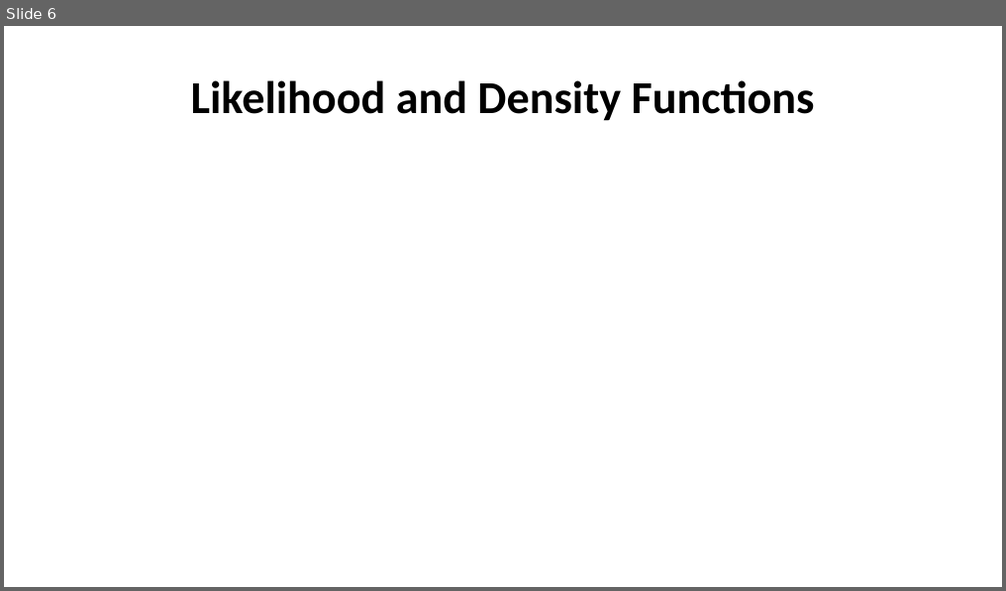
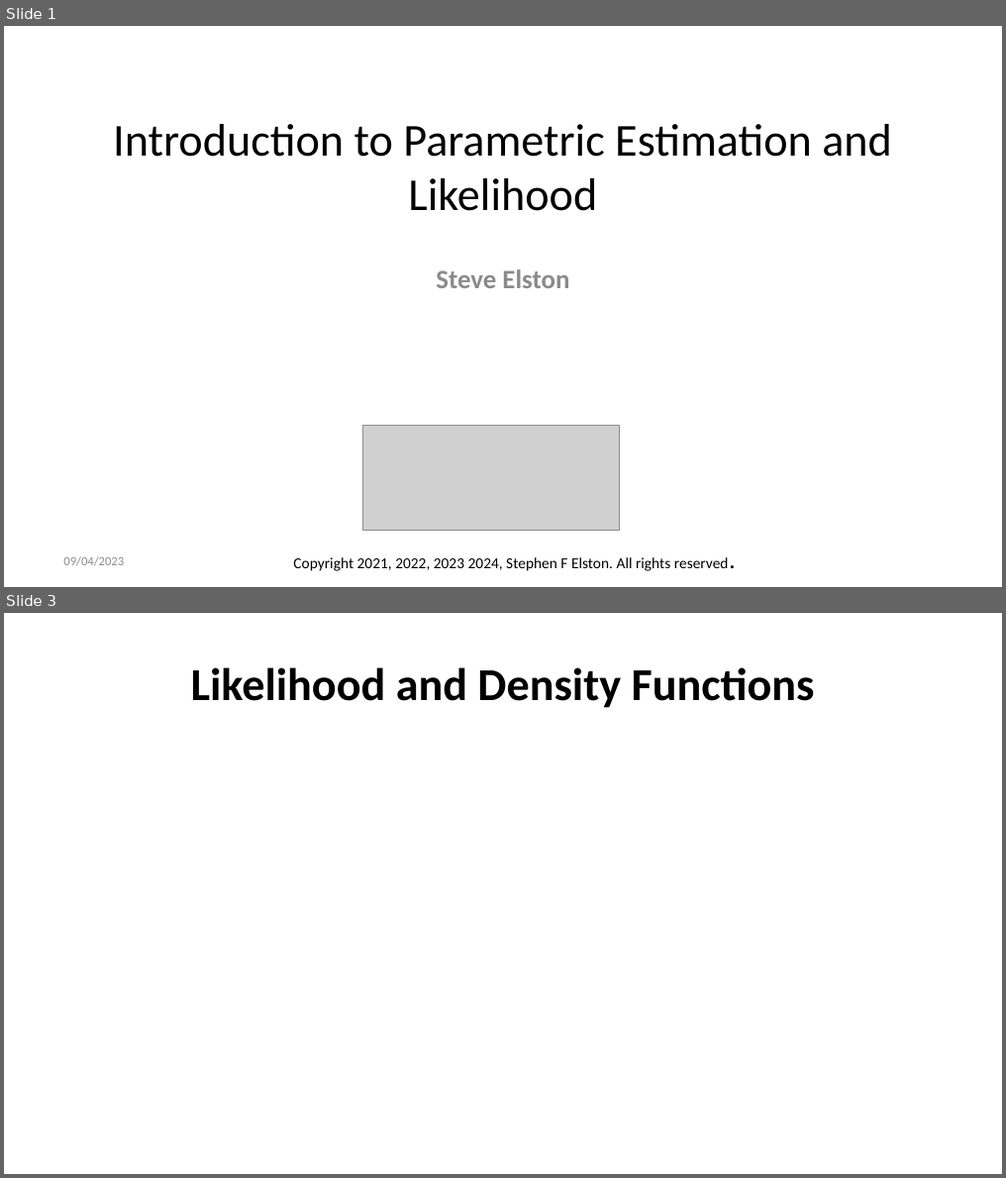
Before and after one commit to StephenElston/CSCI-E-83, a slide deck: LectureSlides/05_ParameterEstimationAndLikelihood.pptx. Shown one above the other, each under a label of ours: slide 6 before the commit, slides 1 and 3 after it; the slides between them are not shown. The pictures are 1006x591 and 1006x1178 pixels, drawn with LibreOffice and Linux fonts; fonts in the diff are those of the drawing; grey boxes stand for pictures. Boxes give left, top, right and bottom in pixels: in the first picture for what was removed or moved away, otherwise in the second. Text is boxed around its words. In the diff, an @@ line names an element or a change of style, - is before the commit and + after.

```diff
--- a/LectureSlides/05_ParameterEstimationAndLikelihood.pptx
+++ b/LectureSlides/05_ParameterEstimationAndLikelihood.pptx
@@ slide 1 added at (4, 26, 1002, 587), background #FFFFFF @@
@@ title added at (113, 124, 892, 211), 33 pt, text #000000 @@
+Introduction to Parametric Estimation and Likelihood
@@ subtitle added at (436, 270, 569, 288), 19.2 pt, text #8C8C8C, bold @@
+Steve Elston
@@ picture added at (363, 425, 620, 531) @@
@@ text added at (63, 557, 124, 567), 9 pt, text #8C8C8C @@
+09/04/2023
@@ text added at (293, 558, 729, 571), 11 pt, text #000000 @@
+Copyright 2021, 2022, 2023 2024, Stephen F Elston. All rights reserved.
@@ what was slide 6 is now slide 3 @@
```
Also in this commit, not shown: 1 slide changed, 1 other slide added, 4 slides removed, 1 other file.
